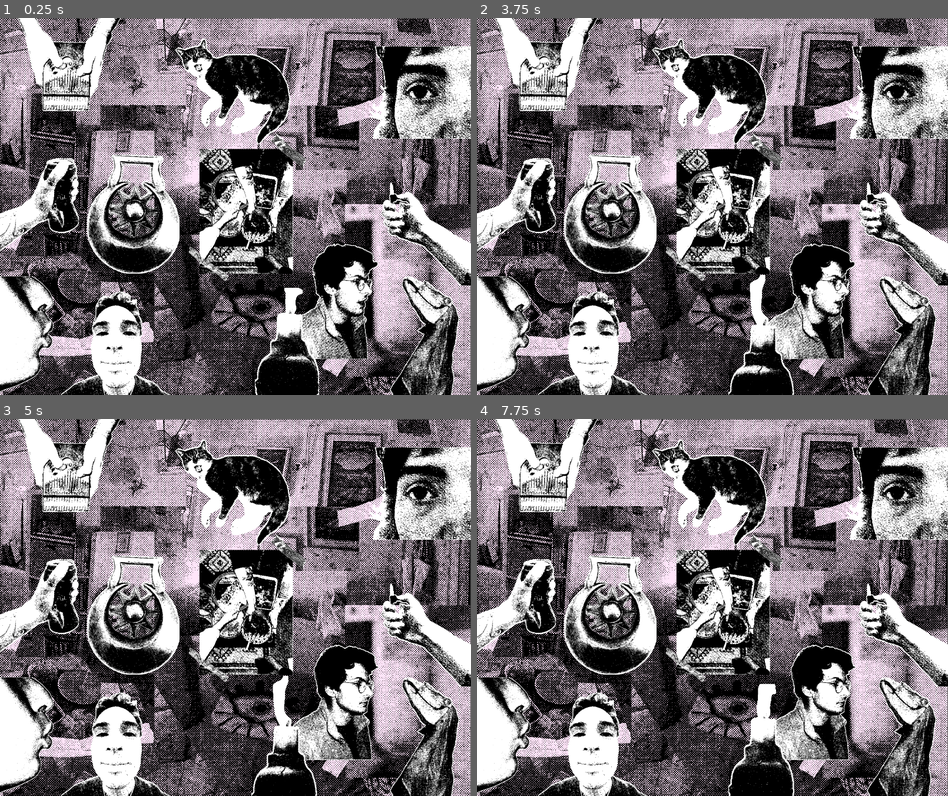
Above: before the commit, frames 1-4 (two rows, left to right).
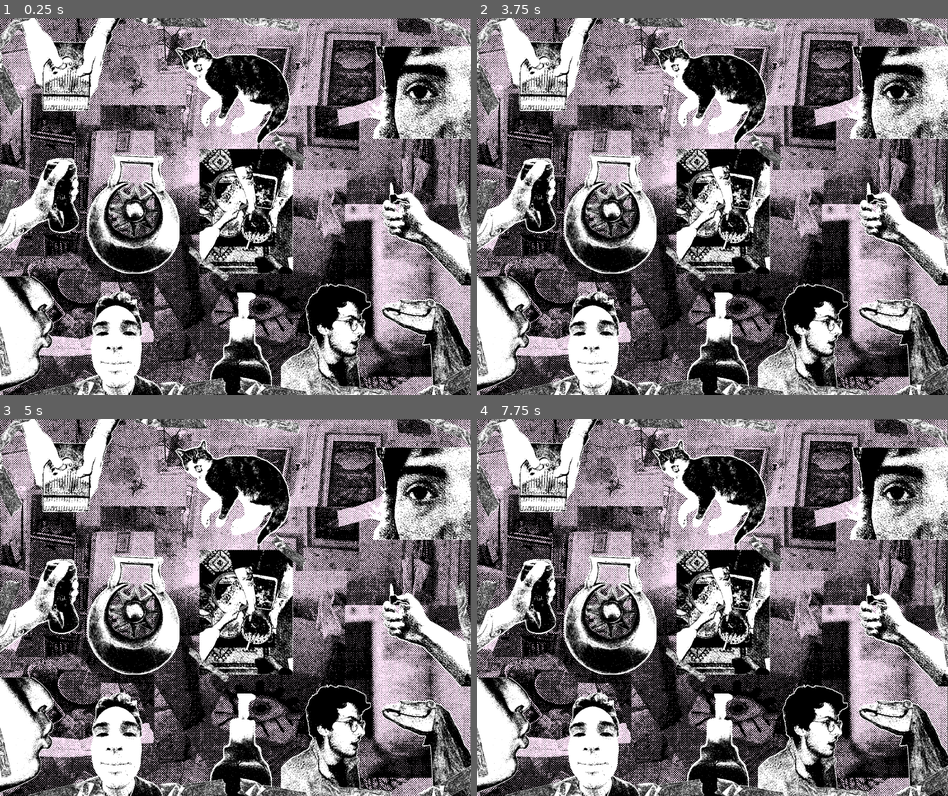
Above: after the commit, the same moments.

Repository: dorukbalci/MusicToyTemplate
Game: Godot game, scene res://CHLOE'S HOUSE/main_scene.tscn
Two runs of this game, one before a commit and one after it. Both use one fixed random seed, a clock stepped at 60 frames per second and the inputs below. Before the commit the project has no main scene; this scene is started directly in both runs.
Inputs:
- Up to frame 1 (0.25 s): no input
- Up to frame 2 (3.75 s): tap Enter at 0.5, 2, 3.5 s; tap E (E) at 0.6, 2.3, 2.85 s; tap Q (Q) at 0.8, 1.35, 3.05, 3.6 s; tap Space at 1.25, 2.75 s; tap W (W) at 1.55, 2.1 s
- Up to frame 3 (5 s): tap W (W) at 3.8, 4.35 s; tap Space at 4.25 s; tap E (E) at 4.55 s
- Up to frame 4 (7.75 s): tap E (E) at 5.1, 6.8, 7.35 s; tap Q (Q) at 5.3, 5.85, 7.55 s; tap W (W) at 6.05, 6.6 s

The runs differ from the first frame. In frame 1, 12% of the frame differs, in the area x 0-100%, y 0-100%; in frame 2, 13%; in frame 3, 13%; in frame 4, 13%.

Commit message:
finished chloe's house

Diff:
--- a/musictoytemplate/Animations.tres
+++ b/musictoytemplate/Animations.tres
@@ -40,6 +40,118 @@
 animations = [{
 "frames": [{
 "duration": 1.0,
+"texture": ExtResource("6_eltwj")
+}, {
+"duration": 1.0,
+"texture": ExtResource("7_lygqs")
+}, {
+"duration": 1.0,
+"texture": ExtResource("8_tnb7x")
+}, {
+"duration": 1.0,
+"texture": ExtResource("9_v26fu")
+}],
+"loop": true,
+"name": &"B",
+"speed": 5.0
+}, {
+"frames": [{
+"duration": 1.0,
+"texture": ExtResource("19_hrrh3")
+}, {
+"duration": 1.0,
+"texture": ExtResource("20_xcckc")
+}, {
+"duration": 1.0,
+"texture": ExtResource("21_pv4on")
+}],
+"loop": true,
+"name": &"C",
+"speed": 5.0
+}, {
+"frames": [{
+"duration": 1.0,
+"texture": ExtResource("9_64vgc")
+}, {
+"duration": 1.0,
+"texture": ExtResource("10_bud83")
+}, {
+"duration": 1.0,
+"texture": ExtResource("11_e3qe0")
+}],
+"loop": true,
+"name": &"F",
+"speed": 5.0
+}, {
+"frames": [{
+"duration": 1.0,
+"texture": ExtResource("1_j0gh7")
+}, {
+"duration": 1.0,
+"texture": ExtResource("2_o5knd")
+}],
+"loop": true,
+"name": &"G",
+"speed": 5.0
+}, {
+"frames": [{
+"duration": 1.0,
+"texture": ExtResource("16_y23qy")
+}, {
+"duration": 1.0,
+"texture": ExtResource("17_46prf")
+}, {
+"duration": 1.0,
+"texture": ExtResource("18_55kla")
+}, {
+"duration": 1.0,
+"texture": ExtResource("19_2ncqs")
+}],
+"loop": true,
+"name": &"H",
+"speed": 4.0
+}, {
+"frames": [{
+"duration": 1.0,
+"texture": ExtResource("25_waefb")
+}, {
+"duration": 1.0,
+"texture": ExtResource("26_8kq0x")
+}, {
+"duration": 1.0,
+"texture": ExtResource("27_eg2pa")
+}],
+"loop": true,
+"name": &"J",
+"speed": 5.0
+}, {
+"frames": [{
+"duration": 1.0,
+"texture": ExtResource("3_j0gh7")
+}, {
+"duration": 1.0,
+"texture": ExtResource("2_1nf4v")
+}, {
+"duration": 1.0,
+"texture": ExtResource("1_2o4t6")
+}],
+"loop": false,
+"name": &"M",
+"speed": 8.0
+}, {
+"frames": [{
+"duration": 1.0,
+"texture": ExtResource("23_cjpsd")
+}, {
+"duration": 1.0,
+"texture": ExtResource("24_jbypx")
+}],
+"loop": true,
+"name": &"N",
+"speed": 5.0
+}, {
+"frames": [{
+"duration": 1.0,
 "texture": ExtResource("1_g7ruw")
 }, {
 "duration": 1.0,
@@ -49,33 +161,19 @@
 "texture": ExtResource("3_7v7bp")
 }],
 "loop": true,
-"name": &"C",
-"speed": 5.0
-}, {
-"frames": [{
-"duration": 1.0,
-"texture": ExtResource("1_j0gh7")
-}, {
-"duration": 1.0,
-"texture": ExtResource("2_o5knd")
-}],
-"loop": true,
-"name": &"D",
-"speed": 5.0
-}, {
-"frames": [{
-"duration": 1.0,
-"texture": ExtResource("3_j0gh7")
-}, {
-"duration": 1.0,
-"texture": ExtResource("2_1nf4v")
-}, {
-"duration": 1.0,
-"texture": ExtResource("1_2o4t6")
-}],
-"loop": false,
-"name": &"E",
-"speed": 8.0
+"name": &"R",
+"speed": 5.0
+}, {
+"frames": [{
+"duration": 1.0,
+"texture": ExtResource("25_5i06y")
+}, {
+"duration": 1.0,
+"texture": ExtResource("26_vyy5u")
+}],
+"loop": true,
+"name": &"T",
+"speed": 5.0
 }, {
 "frames": [{
 "duration": 1.0,
@@ -88,73 +186,11 @@
 "texture": ExtResource("8_j0w46")
 }],
 "loop": true,
-"name": &"F",
+"name": &"V",
 "speed": 12.0
 }, {
 "frames": [{
 "duration": 1.0,
-"texture": ExtResource("9_64vgc")
-}, {
-"duration": 1.0,
-"texture": ExtResource("10_bud83")
-}, {
-"duration": 1.0,
-"texture": ExtResource("11_e3qe0")
-}],
-"loop": true,
-"name": &"G",
-"speed": 5.0
-}, {
-"frames": [{
-"duration": 1.0,
-"texture": ExtResource("6_eltwj")
-}, {
-"duration": 1.0,
-"texture": ExtResource("7_lygqs")
-}, {
-"duration": 1.0,
-"texture": ExtResource("8_tnb7x")
-}, {
-"duration": 1.0,
-"texture": ExtResource("9_v26fu")
-}],
-"loop": true,
-"name": &"Q",
-"speed": 5.0
-}, {
-"frames": [{
-"duration": 1.0,
-"texture": ExtResource("19_hrrh3")
-}, {
-"duration": 1.0,
-"texture": ExtResource("20_xcckc")
-}, {
-"duration": 1.0,
-"texture": ExtResource("21_pv4on")
-}],
-"loop": true,
-"name": &"R",
-"speed": 5.0
-}, {
-"frames": [{
-"duration": 1.0,
-"texture": ExtResource("16_y23qy")
-}, {
-"duration": 1.0,
-"texture": ExtResource("17_46prf")
-}, {
-"duration": 1.0,
-"texture": ExtResource("18_55kla")
-}, {
-"duration": 1.0,
-"texture": ExtResource("19_2ncqs")
-}],
-"loop": true,
-"name": &"S",
-"speed": 4.0
-}, {
-"frames": [{
-"duration": 1.0,
 "texture": ExtResource("20_2ncqs")
 }, {
 "duration": 1.0,
@@ -164,42 +200,6 @@
 "texture": ExtResource("22_jbypx")
 }],
 "loop": true,
-"name": &"T",
-"speed": 5.0
-}, {
-"frames": [{
-"duration": 1.0,
-"texture": ExtResource("23_cjpsd")
-}, {
-"duration": 1.0,
-"texture": ExtResource("24_jbypx")
-}],
-"loop": true,
-"name": &"W",
-"speed": 5.0
-}, {
-"frames": [{
-"duration": 1.0,
-"texture": ExtResource("25_waefb")
-}, {
-"duration": 1.0,
-"texture": ExtResource("26_8kq0x")
-}, {
-"duration": 1.0,
-"texture": ExtResource("27_eg2pa")
-}],
-"loop": true,
-"name": &"X",
-"speed": 5.0
-}, {
-"frames": [{
-"duration": 1.0,
-"texture": ExtResource("25_5i06y")
-}, {
-"duration": 1.0,
-"texture": ExtResource("26_vyy5u")
-}],
-"loop": true,
-"name": &"Z",
+"name": &"Y",
 "speed": 5.0
 }]
--- a/musictoytemplate/CHLOE'S HOUSE/main_scene.tscn
+++ b/musictoytemplate/CHLOE'S HOUSE/main_scene.tscn
@@ -2,6 +2,7 @@
 
 [ext_resource type="PackedScene" uid="uid://dpo67iqchv824" path="res://music_object.tscn" id="1_6sqrr"]
 [ext_resource type="AudioStream" uid="uid://bjqrl3gastttb" path="res://CHLOE'S HOUSE/Sounds/scruchty 1.wav" id="2_eypr3"]
+[ext_resource type="AudioStream" uid="uid://d085km8x1wt44" path="res://CHLOE'S HOUSE/Sounds/ukulele 2.wav" id="2_k8t37"]
 [ext_resource type="AudioStream" uid="uid://c0q0gpicfgdfb" path="res://CHLOE'S HOUSE/Sounds/windfromconcertina.wav" id="3_6sqrr"]
 [ext_resource type="AudioStream" uid="uid://n0nueixmx0jp" path="res://CHLOE'S HOUSE/Sounds/guitar riff.wav" id="3_eypr3"]
 [ext_resource type="AudioStream" uid="uid://b61ichjtfuwe3" path="res://CHLOE'S HOUSE/Sounds/New bird whistle.wav" id="5_3snti"]
@@ -13,7 +14,6 @@
 [ext_resource type="AudioStream" uid="uid://c21mp8ktea7ey" path="res://CHLOE'S HOUSE/Sounds/twinkly.wav" id="10_wgt0s"]
 [ext_resource type="Texture2D" uid="uid://bhrxxr5fjyyjo" path="res://CHLOE'S HOUSE/background.png" id="11_rqjaj"]
 [ext_resource type="AudioStream" uid="uid://t325ldi6ao3j" path="res://CHLOE'S HOUSE/Sounds/millie.wav" id="12_o80o5"]
-[ext_resource type="AudioStream" uid="uid://c8jvoobdk4hxl" path="res://CHLOE'S HOUSE/Sounds/piss.wav" id="13_em63g"]
 [ext_resource type="Texture2D" uid="uid://mw7o7c6fac2i" path="res://CHLOE'S HOUSE/masking-tape_0000_Layer-37.png" id="14_k8t37"]
 [ext_resource type="Texture2D" uid="uid://bn6h3kmje2s5p" path="res://CHLOE'S HOUSE/masking-tape_0001_Layer-36.png" id="15_0ehk4"]
 
@@ -21,123 +21,128 @@
 
 [node name="MusicObjectParent" type="Node2D" parent="."]
 
-[node name="WIND(Q)" parent="MusicObjectParent" instance=ExtResource("1_6sqrr")]
-position = Vector2(914, 1041)
+[node name="Uke (R)" parent="MusicObjectParent" instance=ExtResource("1_6sqrr")]
+position = Vector2(316, 190)
+scale = Vector2(1.2, 1.2)
+selected_key = "R"
+audio_file = ExtResource("2_k8t37")
+
+[node name="AnimatedSprite2D" parent="MusicObjectParent/Uke (R)" index="1"]
+position = Vector2(-81, -63)
+animation = &"R"
+
+[node name="Millie (T)" parent="MusicObjectParent" instance=ExtResource("1_6sqrr")]
+position = Vector2(710, 203)
+selected_key = "T"
+audio_file = ExtResource("12_o80o5")
+
+[node name="AnimatedSprite2D" parent="MusicObjectParent/Millie (T)" index="1"]
+position = Vector2(34, 12)
+rotation = 2.55042
+animation = &"T"
+
+[node name="ChloeTwinkly(Y)" parent="MusicObjectParent" instance=ExtResource("1_6sqrr")]
+position = Vector2(1363, 152)
+selected_key = "Y"
+audio_file = ExtResource("10_wgt0s")
+
+[node name="AnimatedSprite2D" parent="MusicObjectParent/ChloeTwinkly(Y)" index="1"]
+position = Vector2(-22, 85)
+animation = &"Y"
+
+[node name="GuinnessCrinkle(F)" parent="MusicObjectParent" instance=ExtResource("1_6sqrr")]
+position = Vector2(-470, -77)
+selected_key = "F"
+audio_file = ExtResource("7_2cmgu")
+
+[node name="AnimatedSprite2D" parent="MusicObjectParent/GuinnessCrinkle(F)" index="1"]
+position = Vector2(594, 671)
+animation = &"F"
+
+[node name="HorseBrass(G)" parent="MusicObjectParent" instance=ExtResource("1_6sqrr")]
+position = Vector2(425, 625)
+selected_key = "G"
+audio_file = ExtResource("5_c0dgi")
+
+[node name="AnimatedSprite2D" parent="MusicObjectParent/HorseBrass(G)" index="1"]
+animation = &"G"
+
+[node name="Food(H)" parent="MusicObjectParent" instance=ExtResource("1_6sqrr")]
+position = Vector2(-876, 113)
+selected_key = "H"
+audio_file = ExtResource("9_clej2")
+
+[node name="AnimatedSprite2D" parent="MusicObjectParent/Food(H)" index="1"]
+position = Vector2(1660, 503)
+animation = &"H"
+
+[node name="Lighter(J)" parent="MusicObjectParent" instance=ExtResource("1_6sqrr")]
+position = Vector2(-248, 1054)
+selected_key = "J"
+audio_file = ExtResource("10_c72th")
+
+[node name="AnimatedSprite2D" parent="MusicObjectParent/Lighter(J)" index="1"]
+position = Vector2(1613, -366)
+animation = &"J"
+
+[node name="WIND(B)" parent="MusicObjectParent" instance=ExtResource("1_6sqrr")]
+position = Vector2(764, 1056)
 scale = Vector2(0.8, 0.8)
+selected_key = "B"
 audio_file = ExtResource("3_6sqrr")
 volume = 1.247
 
-[node name="AudioStreamPlayer2D" parent="MusicObjectParent/WIND(Q)" index="0"]
+[node name="AudioStreamPlayer2D" parent="MusicObjectParent/WIND(B)" index="0"]
 bus = &"Master"
 
-[node name="DorukGuitar(W)" parent="MusicObjectParent" instance=ExtResource("1_6sqrr")]
+[node name="AnimatedSprite2D" parent="MusicObjectParent/WIND(B)" index="1"]
+animation = &"B"
+
+[node name="DorukGuitar(N)" parent="MusicObjectParent" instance=ExtResource("1_6sqrr")]
 z_index = -3
-position = Vector2(1060, 902)
+position = Vector2(1038, 1030)
 scale = Vector2(-1, 1)
-selected_key = "W"
+selected_key = "N"
 audio_file = ExtResource("3_eypr3")
 
-[node name="AudioStreamPlayer2D" parent="MusicObjectParent/DorukGuitar(W)" index="0"]
-bus = &"Reverb"
-
-[node name="AnimatedSprite2D" parent="MusicObjectParent/DorukGuitar(W)" index="1"]
-animation = &"W"
-
-[node name="MARI(E)" parent="MusicObjectParent" instance=ExtResource("1_6sqrr")]
-position = Vector2(1333, 1047)
-rotation = 0.39727
-selected_key = "E"
+[node name="AudioStreamPlayer2D" parent="MusicObjectParent/DorukGuitar(N)" index="0"]
+bus = &"Master"
+
+[node name="AnimatedSprite2D" parent="MusicObjectParent/DorukGuitar(N)" index="1"]
+animation = &"N"
+
+[node name="MARI(M)" parent="MusicObjectParent" instance=ExtResource("1_6sqrr")]
+position = Vector2(1378, 1081)
+rotation = -0.210013
+selected_key = "M"
 audio_file = ExtResource("2_eypr3")
 one_shot = true
-
-[node name="AudioStreamPlayer2D" parent="MusicObjectParent/MARI(E)" index="0"]
+volume = 0.471
+
+[node name="AudioStreamPlayer2D" parent="MusicObjectParent/MARI(M)" index="0"]
 bus = &"Reverb"
 
-[node name="AnimatedSprite2D" parent="MusicObjectParent/MARI(E)" index="1"]
+[node name="AnimatedSprite2D" parent="MusicObjectParent/MARI(M)" index="1"]
 position = Vector2(22.8143, -12.8259)
-animation = &"E"
-
-[node name="NIC(F)" parent="MusicObjectParent" instance=ExtResource("1_6sqrr")]
+animation = &"M"
+
+[node name="NIC(V)" parent="MusicObjectParent" instance=ExtResource("1_6sqrr")]
 position = Vector2(-405, -160)
 scale = Vector2(1.2, 1.2)
-selected_key = "F"
+selected_key = "V"
 audio_file = ExtResource("5_3snti")
 
-[node name="AnimatedSprite2D" parent="MusicObjectParent/NIC(F)" index="1"]
+[node name="AnimatedSprite2D" parent="MusicObjectParent/NIC(V)" index="1"]
 position = Vector2(647, 1037)
-animation = &"F"
-
-[node name="HorseBrass(D)" parent="MusicObjectParent" instance=ExtResource("1_6sqrr")]
-position = Vector2(425, 625)
-selected_key = "D"
-audio_file = ExtResource("5_c0dgi")
-
-[node name="AnimatedSprite2D" parent="MusicObjectParent/HorseBrass(D)" index="1"]
-animation = &"D"
-
-[node name="BoilerWhistle(R)" parent="MusicObjectParent" instance=ExtResource("1_6sqrr")]
+animation = &"V"
+
+[node name="BoilerWhistle(C)" parent="MusicObjectParent" instance=ExtResource("1_6sqrr")]
 position = Vector2(78, 1011)
 scale = Vector2(0.7, 0.7)
-selected_key = "R"
+selected_key = "C"
 audio_file = ExtResource("7_sio5i")
 
-[node name="AnimatedSprite2D" parent="MusicObjectParent/BoilerWhistle(R)" index="1"]
-animation = &"R"
-
-[node name="GuinnessCrinkle(G)" parent="MusicObjectParent" instance=ExtResource("1_6sqrr")]
-position = Vector2(-470, -77)
-selected_key = "G"
-audio_file = ExtResource("7_2cmgu")
-
-[node name="AnimatedSprite2D" parent="MusicObjectParent/GuinnessCrinkle(G)" index="1"]
-position = Vector2(594, 671)
-animation = &"G"
-
-[node name="Food(S)" parent="MusicObjectParent" instance=ExtResource("1_6sqrr")]
-position = Vector2(-876, 113)
-selected_key = "S"
-audio_file = ExtResource("9_clej2")
-
-[node name="AnimatedSprite2D" parent="MusicObjectParent/Food(S)" index="1"]
-position = Vector2(1660, 503)
-animation = &"S"
-
-[node name="ChloeTwinkly(T)" parent="MusicObjectParent" instance=ExtResource("1_6sqrr")]
-position = Vector2(1363, 152)
-selected_key = "T"
-audio_file = ExtResource("10_wgt0s")
-
-[node name="AnimatedSprite2D" parent="MusicObjectParent/ChloeTwinkly(T)" index="1"]
-position = Vector2(-22, 85)
-animation = &"T"
-
-[node name="Lighter" parent="MusicObjectParent" instance=ExtResource("1_6sqrr")]
-position = Vector2(-248, 1054)
-selected_key = "X"
-audio_file = ExtResource("10_c72th")
-
-[node name="AnimatedSprite2D" parent="MusicObjectParent/Lighter" index="1"]
-position = Vector2(1613, -366)
-animation = &"X"
-
-[node name="Millie" parent="MusicObjectParent" instance=ExtResource("1_6sqrr")]
-position = Vector2(710, 203)
-selected_key = "Z"
-audio_file = ExtResource("12_o80o5")
-
-[node name="AnimatedSprite2D" parent="MusicObjectParent/Millie" index="1"]
-position = Vector2(34, 12)
-rotation = 2.55042
-animation = &"Z"
-
-[node name="PISS" parent="MusicObjectParent" instance=ExtResource("1_6sqrr")]
-position = Vector2(316, 190)
-scale = Vector2(1.2, 1.2)
-selected_key = "C"
-audio_file = ExtResource("13_em63g")
-
-[node name="AnimatedSprite2D" parent="MusicObjectParent/PISS" index="1"]
-position = Vector2(-81, -63)
+[node name="AnimatedSprite2D" parent="MusicObjectParent/BoilerWhistle(C)" index="1"]
 animation = &"C"
 
 [node name="Masking-tape0000Layer-37" type="Sprite2D" parent="MusicObjectParent"]
@@ -158,15 +163,94 @@
 position = Vector2(748, 602)
 texture = ExtResource("11_rqjaj")
 
-[editable path="MusicObjectParent/WIND(Q)"]
-[editable path="MusicObjectParent/DorukGuitar(W)"]
-[editable path="MusicObjectParent/MARI(E)"]
-[editable path="MusicObjectParent/NIC(F)"]
-[editable path="MusicObjectParent/HorseBrass(D)"]
-[editable path="MusicObjectParent/BoilerWhistle(R)"]
-[editable path="MusicObjectParent/GuinnessCrinkle(G)"]
-[editable path="MusicObjectParent/Food(S)"]
-[editable path="MusicObjectParent/ChloeTwinkly(T)"]
-[editable path="MusicObjectParent/Lighter"]
-[editable path="MusicObjectParent/Millie"]
-[editable path="MusicObjectParent/PISS"]
+[node name="Borders" type="Node2D" parent="."]
+z_index = 4
+
+[node name="Masking-tape0001Layer-36" type="Sprite2D" parent="Borders"]
+position = Vector2(37, 49)
+scale = Vector2(0.7, 0.7)
+texture = ExtResource("15_0ehk4")
+
+[node name="Masking-tape0001Layer-37" type="Sprite2D" parent="Borders"]
+position = Vector2(-1.00005, 1009)
+rotation = -0.93465
+scale = Vector2(0.7, 0.7)
+texture = ExtResource("15_0ehk4")
+
+[node name="Masking-tape0001Layer-38" type="Sprite2D" parent="Borders"]
+position = Vector2(1490, 657)
+rotation = -0.93465
+scale = Vector2(0.7, 0.7)
+texture = ExtResource("15_0ehk4")
+
+[node name="Masking-tape0001Layer-40" type="Sprite2D" parent="Borders"]
+position = Vector2(1115, 1183)
+rotation = -2.1843
+scale = Vector2(0.7, 0.7)
+texture = ExtResource("15_0ehk4")
+
+[node name="Masking-tape0001Layer-39" type="Sprite2D" parent="Borders"]
+position = Vector2(823, 4.00002)
+rotation = -2.13601
+scale = Vector2(0.7, 0.7)
+texture = ExtResource("15_0ehk4")
+
+[node name="Masking-tape0001Layer-41" type="Sprite2D" parent="Borders"]
+position = Vector2(1438, 39)
+rotation = -4.96173
+scale = Vector2(0.7, 0.7)
+texture = ExtResource("15_0ehk4")
+
+[node name="Masking-tape0000Layer-37" type="Sprite2D" parent="Borders"]
+position = Vector2(7, 193)
+scale = Vector2(0.7, 0.7)
+texture = ExtResource("14_k8t37")
+
+[node name="Masking-tape0000Layer-43" type="Sprite2D" parent="Borders"]
+position = Vector2(615, 1185)
+rotation = -1.11989
+scale = Vector2(0.82541, 0.601462)
+texture = ExtResource("14_k8t37")
+
+[node name="Masking-tape0000Layer-41" type="Sprite2D" parent="Borders"]
+position = Vector2(1448, 1162)
+rotation = -1.6646
+scale = Vector2(0.7, 0.7)
+texture = ExtResource("14_k8t37")
+
+[node name="Masking-tape0000Layer-42" type="Sprite2D" parent="Borders"]
+position = Vector2(542, 1.00002)
+rotation = -1.0876
+scale = Vector2(0.7, 0.7)
+texture = ExtResource("14_k8t37")
+
+[node name="Masking-tape0000Layer-39" type="Sprite2D" parent="Borders"]
+position = Vector2(874, 1195)
+rotation = -0.959127
+scale = Vector2(0.7, 0.7)
+texture = ExtResource("14_k8t37")
+
+[node name="Masking-tape0000Layer-40" type="Sprite2D" parent="Borders"]
+position = Vector2(213, 1194)
+rotation = 1.77235
+scale = Vector2(0.7, 0.7)
+texture = ExtResource("14_k8t37")
+
+[node name="Masking-tape0000Layer-38" type="Sprite2D" parent="Borders"]
+position = Vector2(1, 620)
+rotation = -2.3187
+scale = Vector2(0.7, 0.7)
+texture = ExtResource("14_k8t37")
+
+[editable path="MusicObjectParent/Uke (R)"]
+[editable path="MusicObjectParent/Millie (T)"]
+[editable path="MusicObjectParent/ChloeTwinkly(Y)"]
+[editable path="MusicObjectParent/GuinnessCrinkle(F)"]
+[editable path="MusicObjectParent/HorseBrass(G)"]
+[editable path="MusicObjectParent/Food(H)"]
+[editable path="MusicObjectParent/Lighter(J)"]
+[editable path="MusicObjectParent/WIND(B)"]
+[editable path="MusicObjectParent/DorukGuitar(N)"]
+[editable path="MusicObjectParent/MARI(M)"]
+[editable path="MusicObjectParent/NIC(V)"]
+[editable path="MusicObjectParent/BoilerWhistle(C)"]
--- /dev/null
+++ b/musictoytemplate/MY BIRTHDAY JAM/birthdayjam.tscn
@@ -0,0 +1,25 @@
+[gd_scene load_steps=4 format=3 uid="uid://cm7li7eho50k0"]
+
+[ext_resource type="PackedScene" uid="uid://dpo67iqchv824" path="res://music_object.tscn" id="1_6w5ov"]
+[ext_resource type="AudioStream" uid="uid://n0nueixmx0jp" path="res://CHLOE'S HOUSE/Sounds/guitar riff.wav" id="2_n7vmb"]
+[ext_resource type="Texture2D" uid="uid://bhrxxr5fjyyjo" path="res://CHLOE'S HOUSE/background.png" id="3_n7vmb"]
+
+[node name="Birthdayjam" type="Node2D"]
+
+[node name="MusicObject" parent="." instance=ExtResource("1_6w5ov")]
+selected_key = "B"
+audio_file = ExtResource("2_n7vmb")
+
+[node name="AudioStreamPlayer2D" parent="MusicObject" index="0"]
+bus = &"Reverb"
+
+[node name="AnimatedSprite2D" parent="MusicObject" index="1"]
+position = Vector2(790, 540)
+animation = &"B"
+
+[node name="Background" type="Sprite2D" parent="."]
+z_index = -3
+position = Vector2(748, 566)
+texture = ExtResource("3_n7vmb")
+
+[editable path="MusicObject"]
--- a/musictoytemplate/music_object.gd
+++ b/musictoytemplate/music_object.gd
@@ -4,9 +4,9 @@
 
 @export var audio_file: Resource
 
-
 @export var one_shot = false
-
+@export var fade_in = false
+@export var fade_out = false
 
 @export_range(0, 10) var volume: float = 1:
 	set = set_volume  # Updates the volume when changed in the editor
@@ -25,10 +25,16 @@
 	if $AudioStreamPlayer2D:
 		$AudioStreamPlayer2D.volume_db = linear_to_db(value)
 
+
+
 func _input(event):
 	if selected_key != "" and event.is_action_pressed(selected_key):
-		$AudioStreamPlayer2D.play()
-		$AnimatedSprite2D.play(selected_key)
+		if !fade_in:
+			$AudioStreamPlayer2D.play()
+			$AnimatedSprite2D.play(selected_key)
+		elif fade_in:
+			$AudioStreamPlayer2D
+			$AnimatedSprite2D.play(selected_key)
 	elif selected_key != "" and event.is_action_released(selected_key):
 		$AudioStreamPlayer2D.stop()
 		$AnimatedSprite2D.pause()
--- a/musictoytemplate/project.godot
+++ b/musictoytemplate/project.godot
@@ -11,8 +11,11 @@
 [application]
 
 config/name="MusicToyTemplate"
+run/main_scene="uid://bve85ownyuiod"
 config/features=PackedStringArray("4.4", "GL Compatibility")
-config/icon="res://icon.svg"
+boot_splash/fullsize=false
+boot_splash/image="uid://dc3rmx7u0eho1"
+config/icon="uid://dc3rmx7u0eho1"
 
 [display]
 
@@ -112,6 +115,16 @@
 "events": [Object(InputEventKey,"resource_local_to_scene":false,"resource_name":"","device":-1,"window_id":0,"alt_press …(191 unchanged characters)…
 ]
 }
+M={
+"deadzone": 0.2,
+"events": [Object(InputEventKey,"resource_local_to_scene":false,"resource_name":"","device":-1,"window_id":0,"alt_pressed":false,"shift_pressed":false,"ctrl_pressed":false,"meta_pressed":false,"pressed":false,"keycode":0,"physical_keycode":77,"key_label":0,"unicode":109,"location":0,"echo":false,"script":null)
+]
+}
+J={
+"deadzone": 0.2,
+"events": [Object(InputEventKey,"resource_local_to_scene":false,"resource_name":"","device":-1,"window_id":0,"alt_pressed":false,"shift_pressed":false,"ctrl_pressed":false,"meta_pressed":false,"pressed":false,"keycode":0,"physical_keycode":74,"key_label":0,"unicode":106,"location":0,"echo":false,"script":null)
+]
+}
 
 [rendering]
 
Not shown, added: musictoytemplate/CHLOE'S HOUSE/Sounds/ukulele 2.wav.import
Binary file added: musictoytemplate/MY BIRTHDAY JAM/BEGUM/Begum_0000_IMG_3762.png
Not shown, added: musictoytemplate/MY BIRTHDAY JAM/BEGUM/Begum_0000_IMG_3762.png.import
Binary file added: musictoytemplate/MY BIRTHDAY JAM/BEGUM/Begum_0001_IMG_3761.png
Not shown, added: musictoytemplate/MY BIRTHDAY JAM/BEGUM/Begum_0001_IMG_3761.png.import
Binary file added: musictoytemplate/MY BIRTHDAY JAM/BEGUM/Begum_0002_IMG_3760.png
Not shown, added: musictoytemplate/MY BIRTHDAY JAM/BEGUM/Begum_0002_IMG_3760.png.import
Binary file added: musictoytemplate/MY BIRTHDAY JAM/BEGUM/Begum_0003_IMG_3759.png
Not shown, added: musictoytemplate/MY BIRTHDAY JAM/BEGUM/Begum_0003_IMG_3759.png.import
Not shown, added: .DS_Store
Not shown, added: musictoytemplate/.DS_Store
Not shown, added: musictoytemplate/CHLOE'S HOUSE/.DS_Store
(and 1 more such lines)
